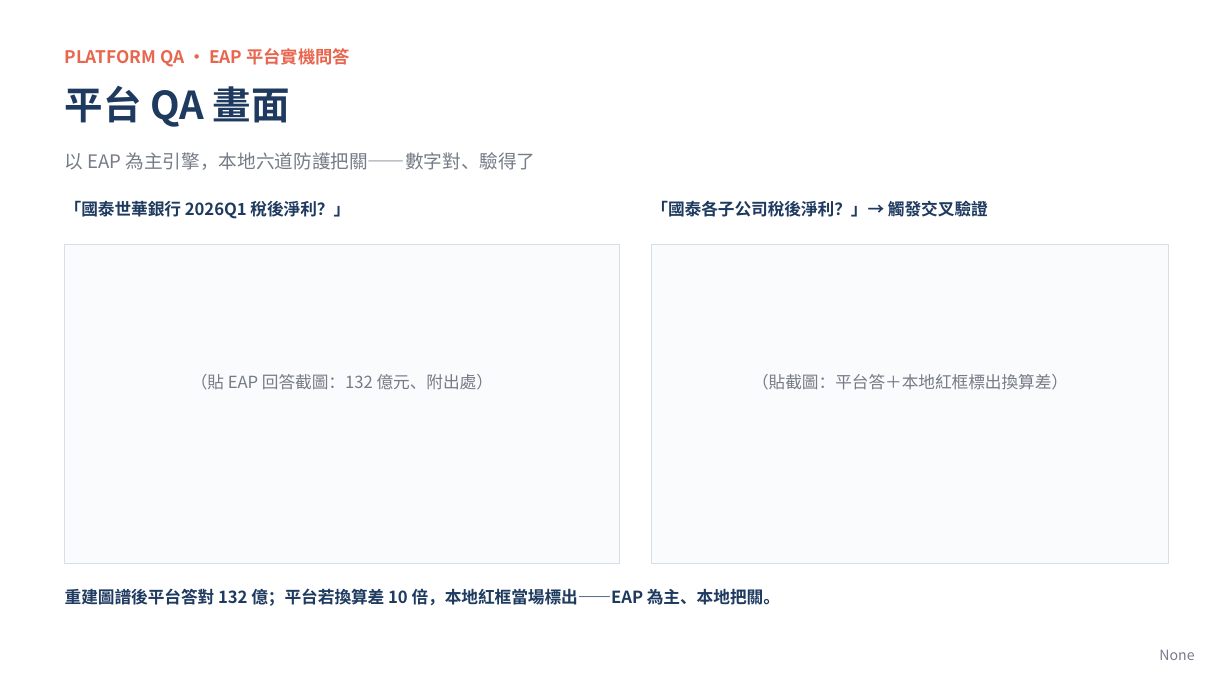
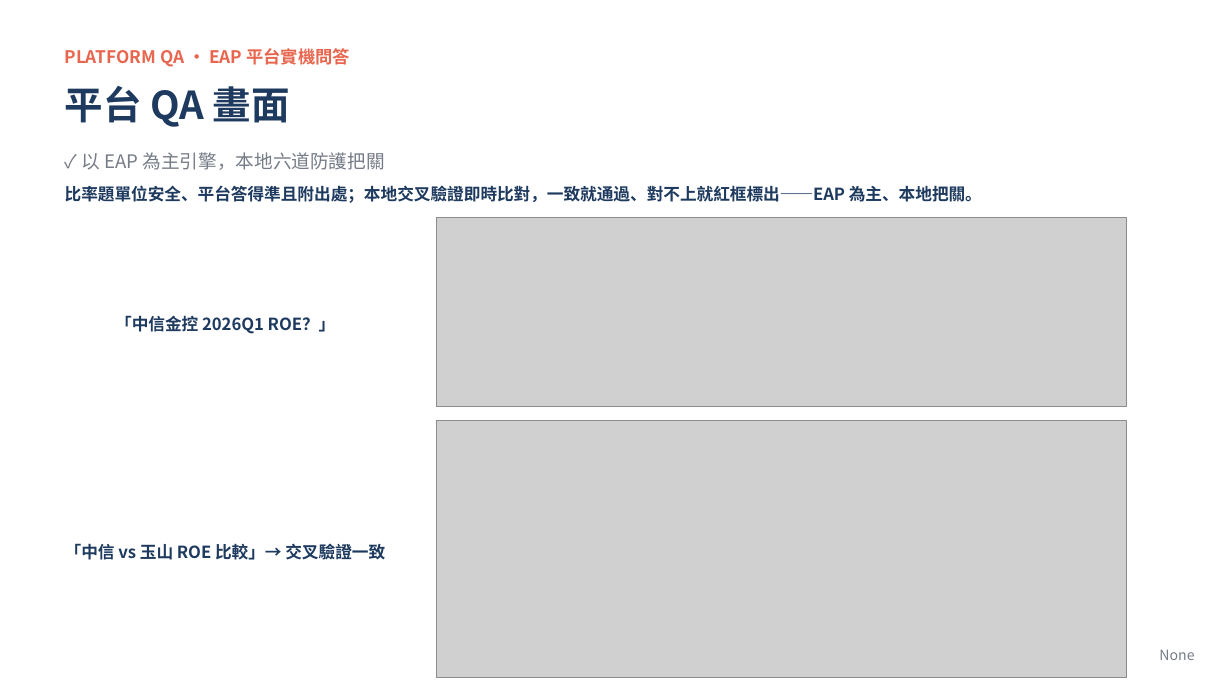
Before and after one commit to WangChiaChen/hybrid-rag-project, a slide deck: slide 15 of 簡報與文件/比賽簡報_升級版.pptx. Drawn at 1232x693 pixels with LibreOffice and Linux fonts; fonts in the diff are those of the drawing; grey boxes stand for pictures. Boxes give left, top, right and bottom in pixels: in the first picture for what was removed or moved away, otherwise in the second. Text is boxed around its words. In the diff, an @@ line names an element or a change of style, - is before the commit and + after.

```diff
--- a/簡報與文件/比賽簡報_升級版.pptx
+++ b/簡報與文件/比賽簡報_升級版.pptx
@@ text at (82, 152, 385, 170): text changed @@
-以 EAP 為主引擎，本地六道防護把關——數字對、驗得了
+✓ 以 EAP 為主引擎，本地六道防護把關
@@ text at (65, 185, 982, 203): text changed @@
-重建圖譜後平台答對 132 億；平台若換算差 10 倍，本地紅框當場標出——EAP 為主、本地把關。
+比率題單位安全、平台答得準且附出處；本地交叉驗證即時比對，一致就通過、對不上就紅框標出——EAP 為主、本地把關。
@@ picture added at (436, 218, 1127, 407) @@
@@ rectangle removed at (65, 245, 619, 564) @@
@@ rectangle removed at (652, 245, 1169, 564) @@
@@ text at (115, 315, 336, 334): text changed @@
-「國泰世華銀行 2026Q1 稅後淨利？」
+「中信金控 2026Q1 ROE？」
@@ text removed at (191, 374, 494, 390) @@
-（貼 EAP 回答截圖：132 億元、附出處）
@@ text removed at (752, 374, 1068, 390) @@
-（貼截圖：平台答＋本地紅框標出換算差）
@@ picture added at (436, 421, 1127, 678) @@
@@ text at (65, 543, 385, 560): text changed @@
-「國泰各子公司稅後淨利？」→ 觸發交叉驗證
+「中信 vs 玉山 ROE 比較」→ 交叉驗證一致
```
Also in this commit, not shown: 17 other slides changed, 2 other files.
